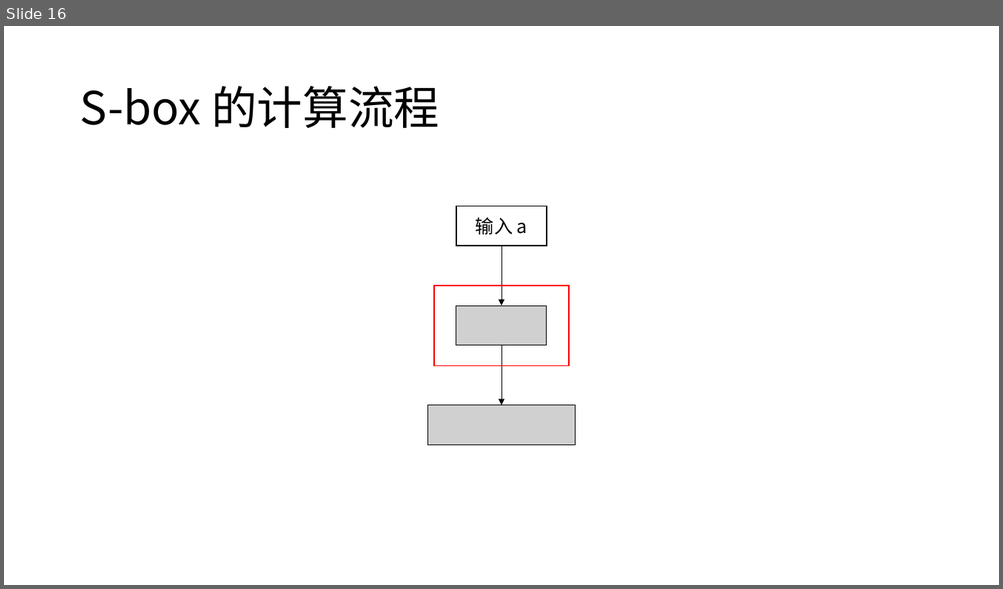
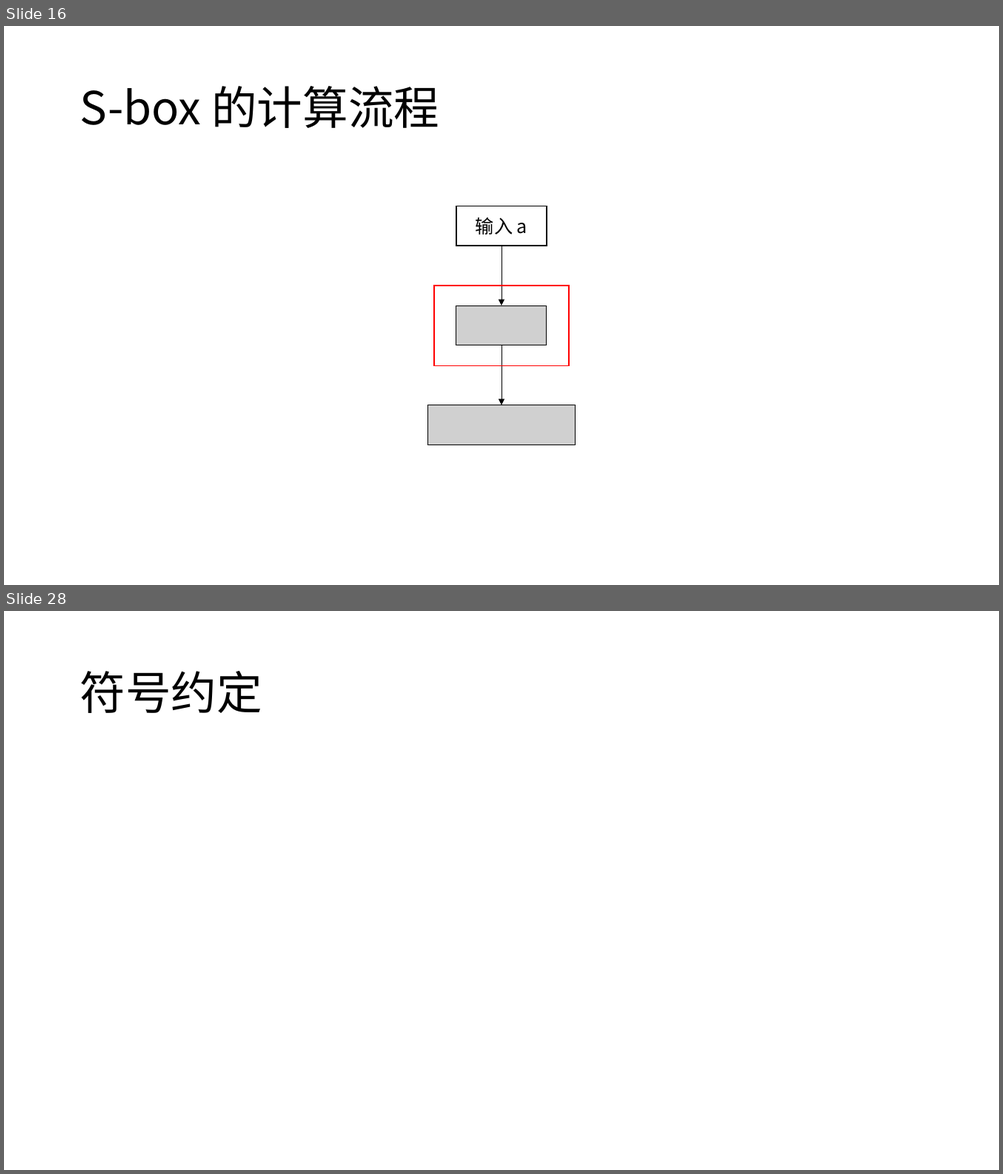
Before and after one commit to Blogg9ggg/Notes, a slide deck: A Very Compact S-box for AES/A Very Compact S-box for AES.pptm. Shown one above the other, each under a label of ours: slide 16 before the commit, slides 16 and 28 after it; the slides between them are not shown. The pictures are 1003x589 and 1003x1174 pixels, drawn with LibreOffice and Linux fonts; fonts in the diff are those of the drawing; grey boxes stand for pictures. Boxes give left, top, right and bottom in pixels: in the first picture for what was removed or moved away, otherwise in the second. Text is boxed around its words. In the diff, an @@ line names an element or a change of style, - is before the commit and + after.

```diff
--- a/A Very Compact S-box for AES/A Very Compact S-box for AES.pptm
+++ b/A Very Compact S-box for AES/A Very Compact S-box for AES.pptm
@@ slide 28 added at (4, 611, 999, 1170), background #FFFFFF @@
@@ title added at (79, 671, 262, 713), 44 pt, text #000000 @@
+符号约定
```
Also in this commit, not shown: 1 slide changed, 19 other slides added.
